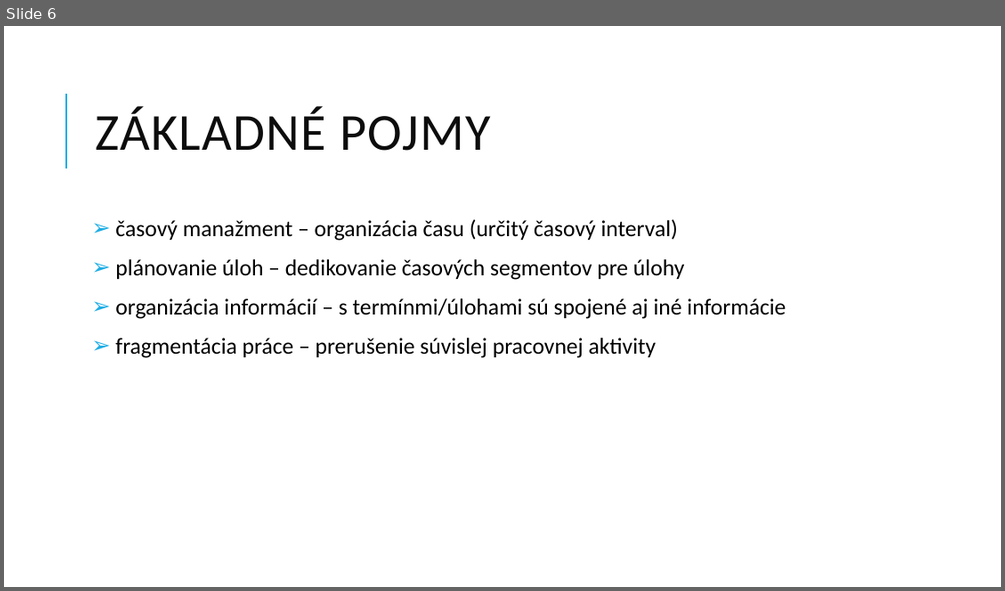
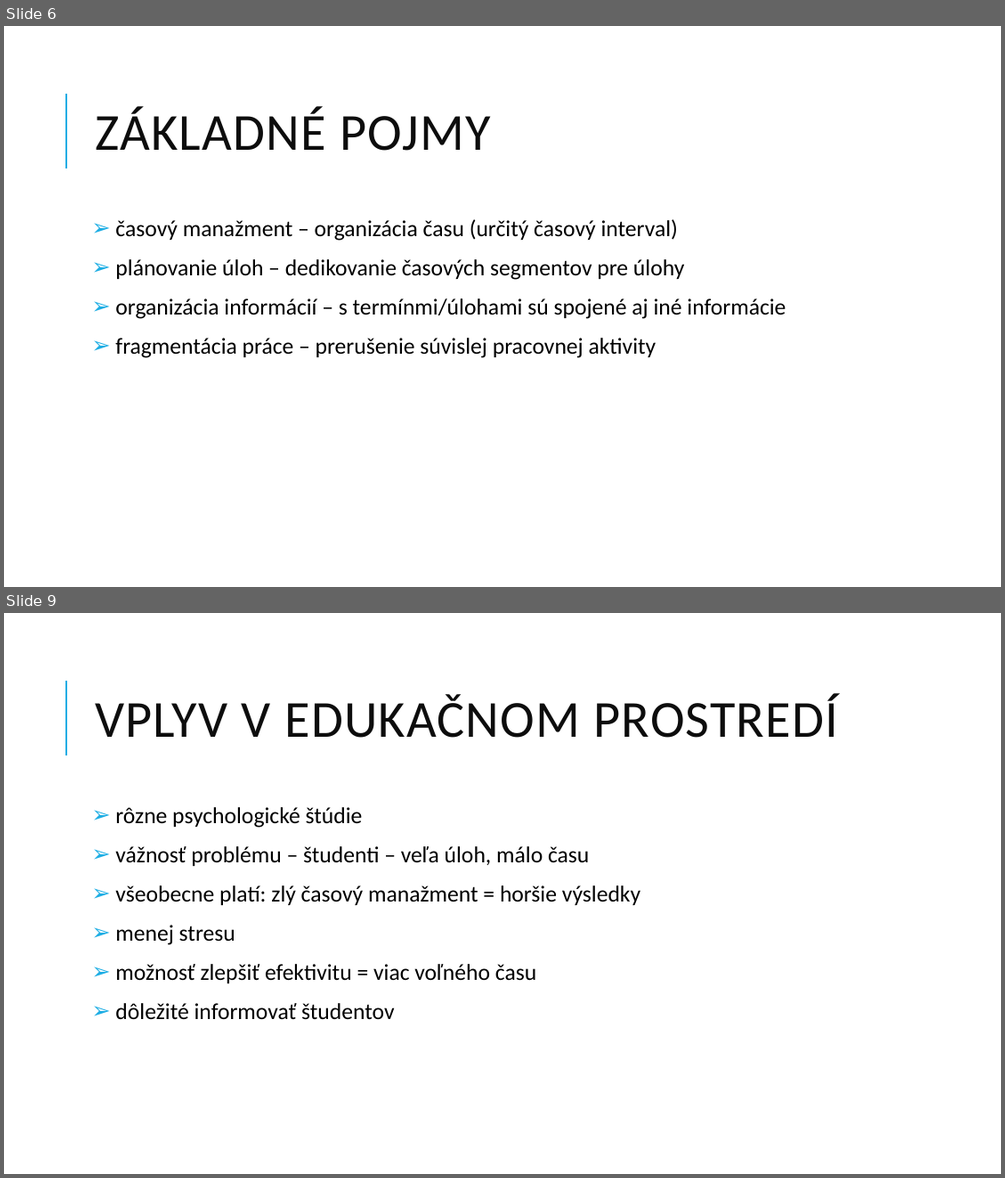
Before and after one commit to Plasmoxy/MIP_clanok, a slide deck: petrik_mip_present.pptx. Shown one above the other, each under a label of ours: slide 6 before the commit, slides 6 and 9 after it; the slides between them are not shown. The pictures are 1005x591 and 1005x1178 pixels, drawn with LibreOffice and Linux fonts; fonts in the diff are those of the drawing. Boxes give left, top, right and bottom in pixels: in the first picture for what was removed or moved away, otherwise in the second. Text is boxed around its words. In the diff, an @@ line names an element or a change of style, - is before the commit and + after.

```diff
--- a/petrik_mip_present.pptx
+++ b/petrik_mip_present.pptx
@@ slide 9 added at (4, 613, 1001, 1174), background #FFFFFF; not listed: 1 template element that a slide beside it also shows @@
@@ title added at (95, 694, 838, 738), 50 pt, text #0D0D0D @@
+VPLYV V EDUKAČNOM PROSTREDÍ
@@ text added at (115, 807, 640, 1019), 22 pt, text #000000 @@
+➢ rôzne psychologické štúdie
+➢ vážnosť problému – študenti – veľa úloh, málo času
+➢ všeobecne platí: zlý časový manažment = horšie výsledky
+➢ menej stresu
+➢ možnosť zlepšiť efektivitu = viac voľného času
+➢ dôležité informovať študentov
```
Also in this commit, not shown: 4 slides changed, 4 other slides added, 1 slide removed, 2 other files.
